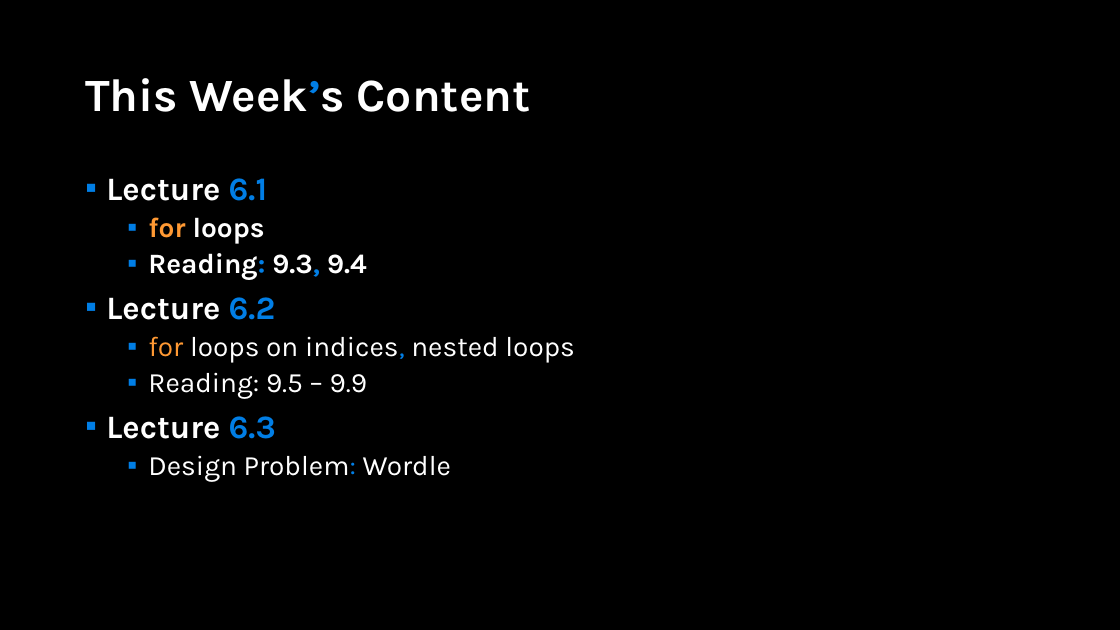
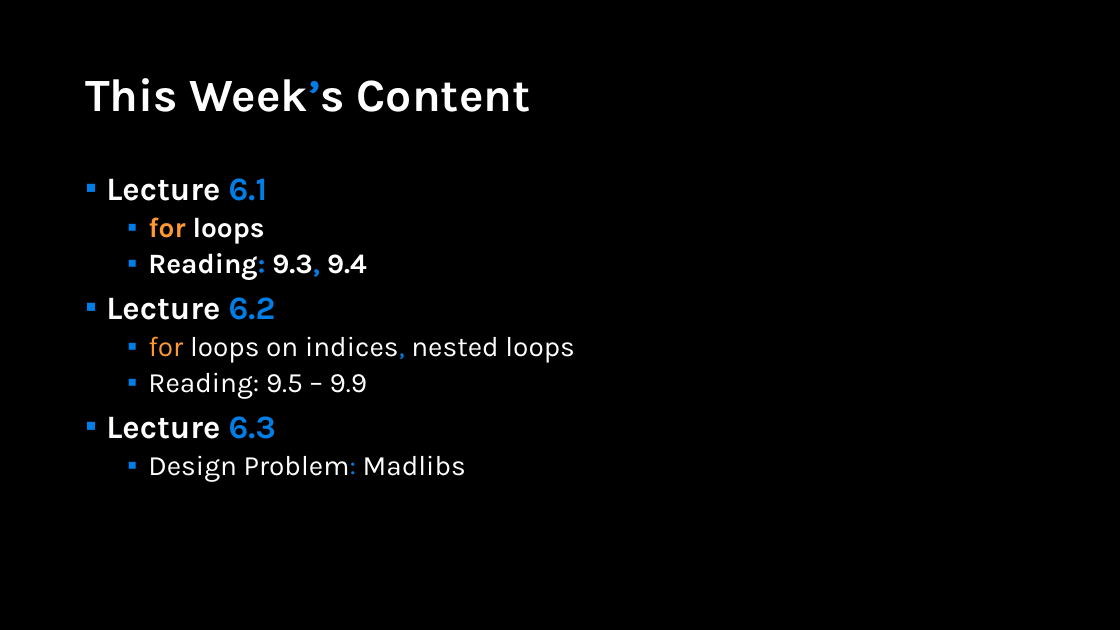
Before and after one commit to APS106/APS106-winter-2023-kinsella-goodfellow, a slide deck: slide 2 of lectures/week6/lecture1/slides/week6_lecture1.pptx. Drawn at 1120x630 pixels with LibreOffice and Linux fonts; fonts in the diff are those of the drawing; background and template pictures are left out. Boxes give left, top, right and bottom in pixels: in the first picture for what was removed or moved away, otherwise in the second. Text is boxed around its words. In the diff, an @@ line names an element or a change of style, - is before the commit and + after.

Commit message:
- week6 content

```diff
--- a/lectures/week6/lecture1/slides/week6_lecture1.pptx
+++ b/lectures/week6/lecture1/slides/week6_lecture1.pptx
@@ text at [148,455,466,481]: text changed @@
-  ▪ Design Problem: Wordle
+  ▪ Design Problem: Madlibs
```
Also in this commit, not shown: 1 other slide changed, 3 slides added, 9 other files.
